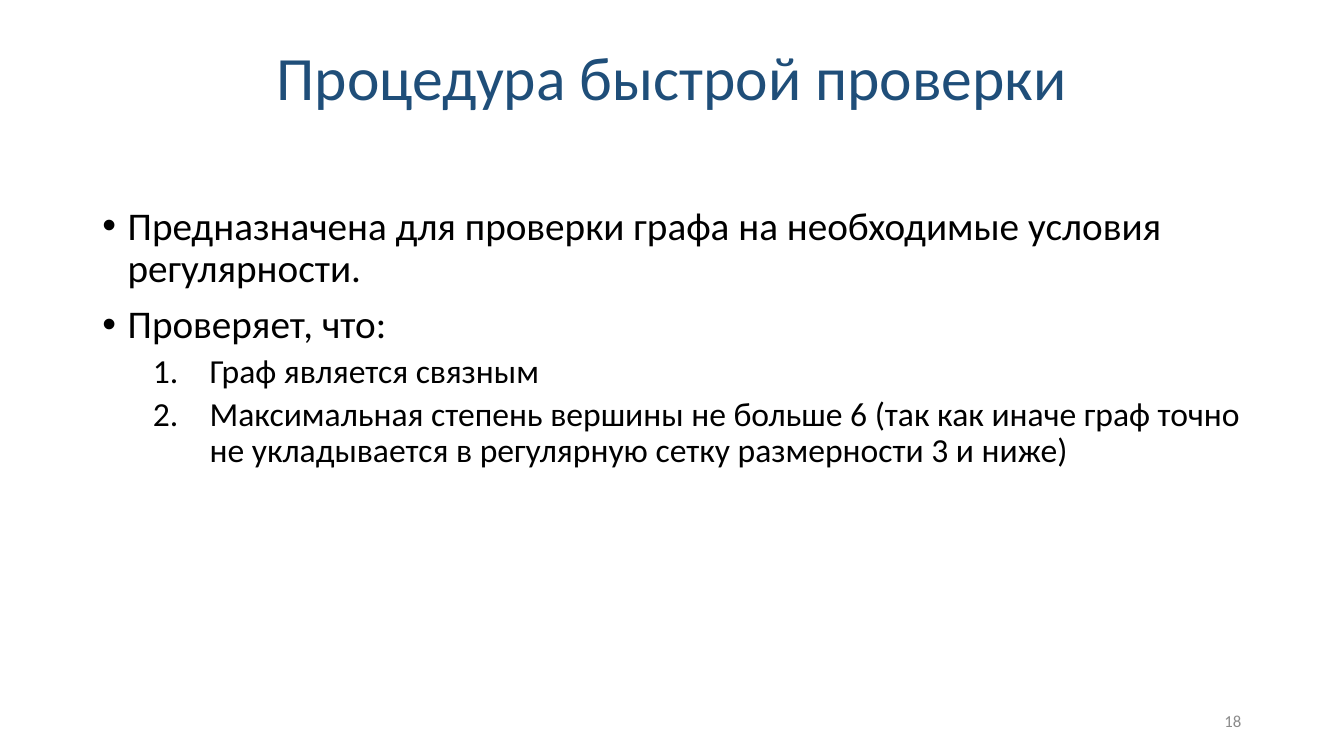
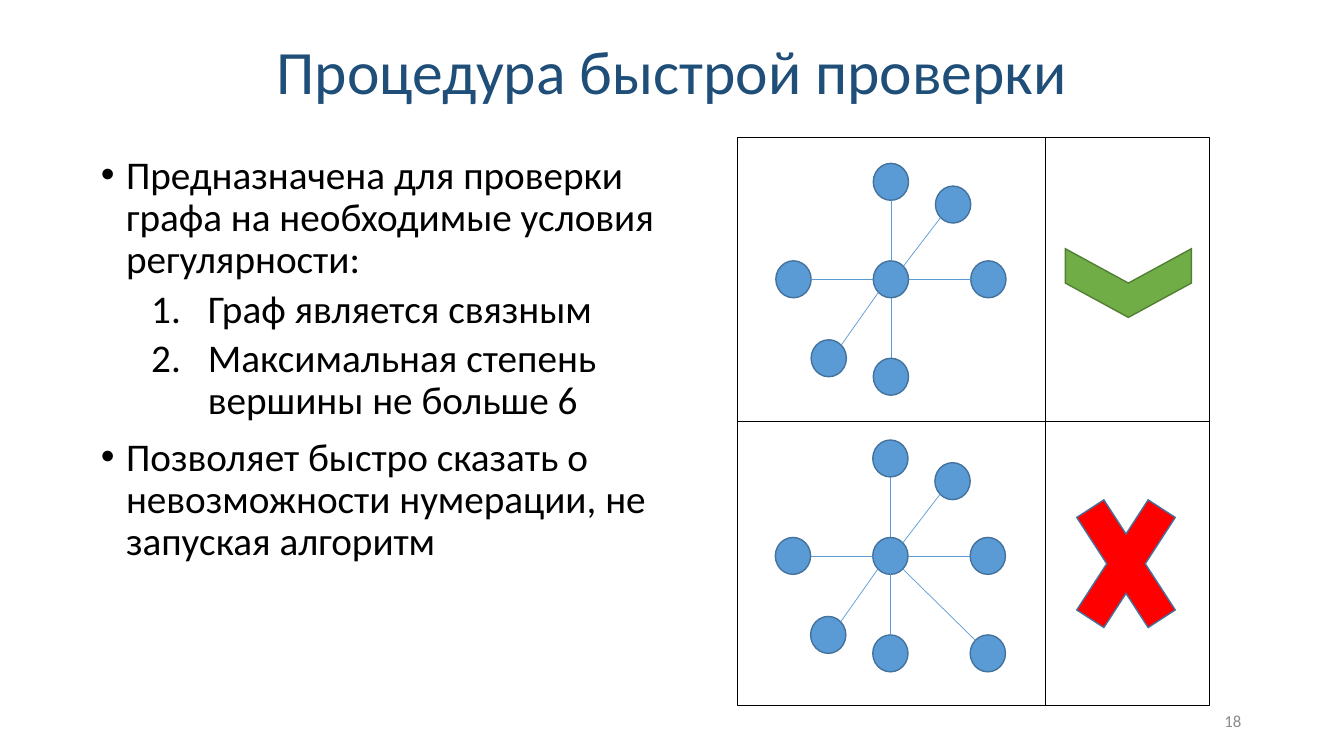
Before and after one commit to Linserous/NumericalGridGeneration, a slide deck: slide 18 of docs/Презентация v0.8.1.pptx. Drawn at 1344x756 pixels with LibreOffice and Linux fonts; fonts in the diff are those of the drawing. Boxes give left, top, right and bottom in pixels: in the first picture for what was removed or moved away, otherwise in the second. Text is boxed around its words. In the diff, an @@ line names an element or a change of style, - is before the commit and + after.

```diff
--- a/docs/Презентация v0.8.1.pptx
+++ b/docs/Презентация v0.8.1.pptx
@@ text "Процедура быстрой проверки": place and size @@
-text "Процедура быстрой проверки" at bbox=[276, 58, 1066, 110]
+text "Процедура быстрой проверки" at bbox=[276, 52, 1066, 104]
@@ group added at bbox=[737, 138, 1210, 706]: 15 ellipses, 15 lines, 1 cross, 1 chevron, 1 rectangle @@
@@ text "Предназначена для проверки графа на ...": place and size @@
-text "Предназначена для проверки графа на ..." at bbox=[128, 213, 1240, 468]
+text "Предназначена для проверки графа на ..." at bbox=[126, 164, 654, 562]
@@ text at bbox=[126, 164, 654, 280]: text changed @@
-• Предназначена для проверки графа на необходимые условия регулярности.
-• Проверяет, что:
+• Предназначена для проверки графа на необходимые условия регулярности:
@@ text at bbox=[208, 296, 592, 330]: size 24 to 28 pt in "Граф является связным" @@
@@ text at bbox=[126, 347, 645, 562]: text changed; size 24 to 28 pt @@
-  2. Максимальная степень вершины не больше 6 (так как иначе граф точно не укладывается в регулярную сетку размерности 3 и ниже)
+  2. Максимальная степень вершины не больше 6
+• Позволяет быстро сказать о невозможности нумерации, не запуская алгоритм
```
Also in this commit, not shown: 9 other slides changed, 1 slide removed.
